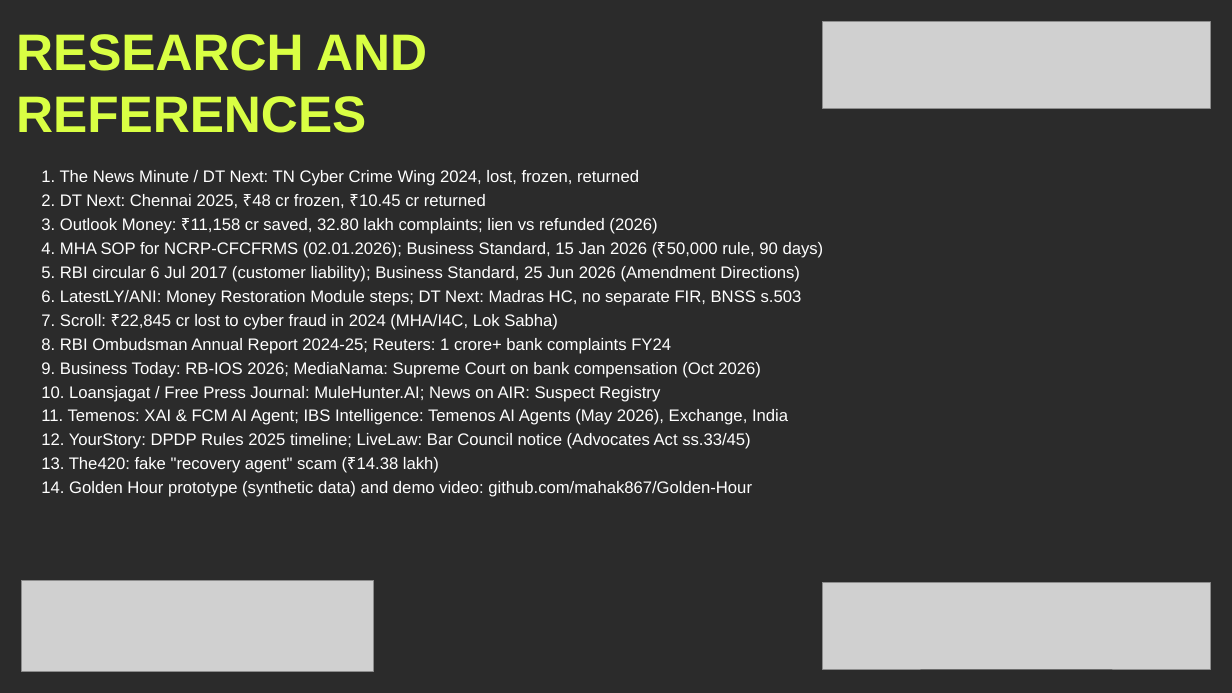
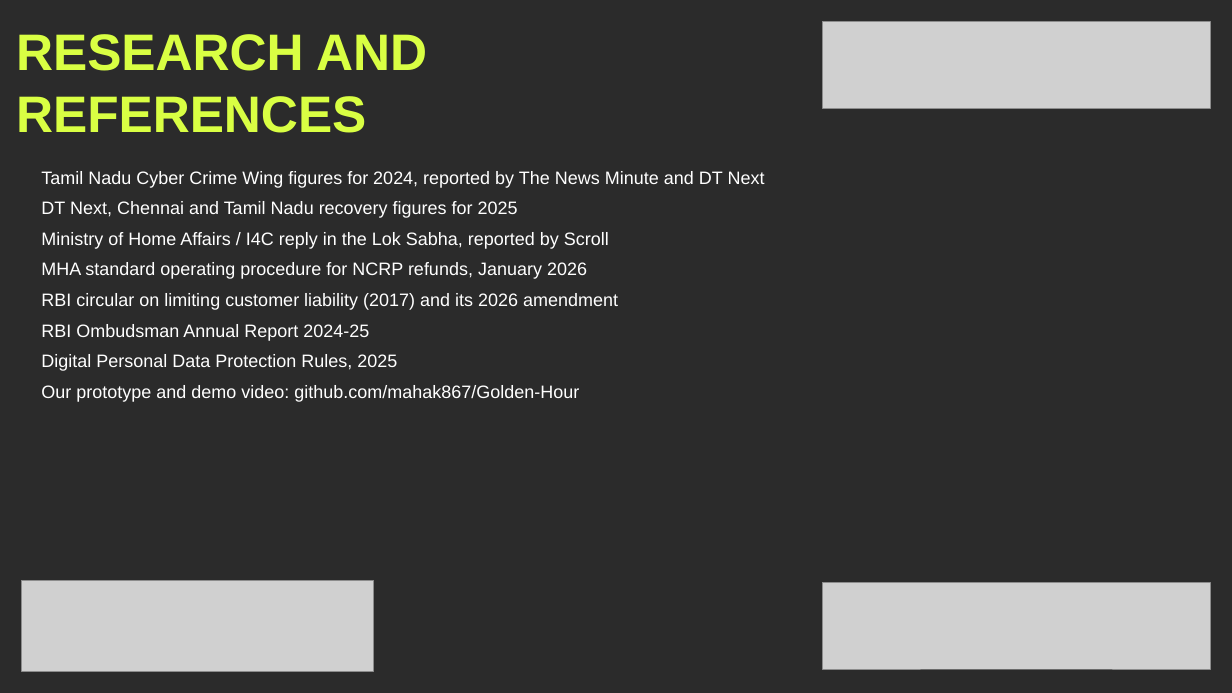
Before and after one commit to mahak867/Golden-Hour, a slide deck: slide 7 of deck/GoldenHour_KHacks4_Submission_Visual.pptx. Drawn at 1232x693 pixels with LibreOffice and Linux fonts; fonts in the diff are those of the drawing; grey boxes stand for pictures; background and template pictures are left out; a plain dark background stands for a picture behind light text. Boxes give left, top, right and bottom in pixels: in the first picture for what was removed or moved away, otherwise in the second. Text is boxed around its words. In the diff, an @@ line names an element or a change of style, - is before the commit and + after.

```diff
--- a/deck/GoldenHour_KHacks4_Submission_Visual.pptx
+++ b/deck/GoldenHour_KHacks4_Submission_Visual.pptx
@@ text at [41, 171, 765, 402]: text changed; size 13 to 14 pt @@
-1. The News Minute / DT Next: TN Cyber Crime Wing 2024, lost, frozen, returned
-2. DT Next: Chennai 2025, ₹48 cr frozen, ₹10.45 cr returned
-3. Outlook Money: ₹11,158 cr saved, 32.80 lakh complaints; lien vs refunded (2026)
-4. MHA SOP for NCRP-CFCFRMS (02.01.2026); Business Standard, 15 Jan 2026 (₹50,000 rule, 90 days)
-5. RBI circular 6 Jul 2017 (customer liability); Business Standard, 25 Jun 2026 (Amendment Directions)
-6. LatestLY/ANI: Money Restoration Module steps; DT Next: Madras HC, no separate FIR, BNSS s.503
-7. Scroll: ₹22,845 cr lost to cyber fraud in 2024 (MHA/I4C, Lok Sabha)
-8. RBI Ombudsman Annual Report 2024-25; Reuters: 1 crore+ bank complaints FY24
-9. Business Today: RB-IOS 2026; MediaNama: Supreme Court on bank compensation (Oct 2026)
-10. Loansjagat / Free Press Journal: MuleHunter.AI; News on AIR: Suspect Registry
-11. Temenos: XAI & FCM AI Agent; IBS Intelligence: Temenos AI Agents (May 2026), Exchange, India
-12. YourStory: DPDP Rules 2025 timeline; LiveLaw: Bar Council notice (Advocates Act ss.33/45)
-13. The420: fake "recovery agent" scam (₹14.38 lakh)
-14. Golden Hour prototype (synthetic data) and demo video: github.com/mahak867/Golden-Hour
+Tamil Nadu Cyber Crime Wing figures for 2024, reported by The News Minute and DT Next
+DT Next, Chennai and Tamil Nadu recovery figures for 2025
+Ministry of Home Affairs / I4C reply in the Lok Sabha, reported by Scroll
+MHA standard operating procedure for NCRP refunds, January 2026
+RBI circular on limiting customer liability (2017) and its 2026 amendment
+RBI Ombudsman Annual Report 2024-25
+Digital Personal Data Protection Rules, 2025
+Our prototype and demo video: github.com/mahak867/Golden-Hour
```
Also in this commit, not shown: 5 other slides changed, 6 other files.
